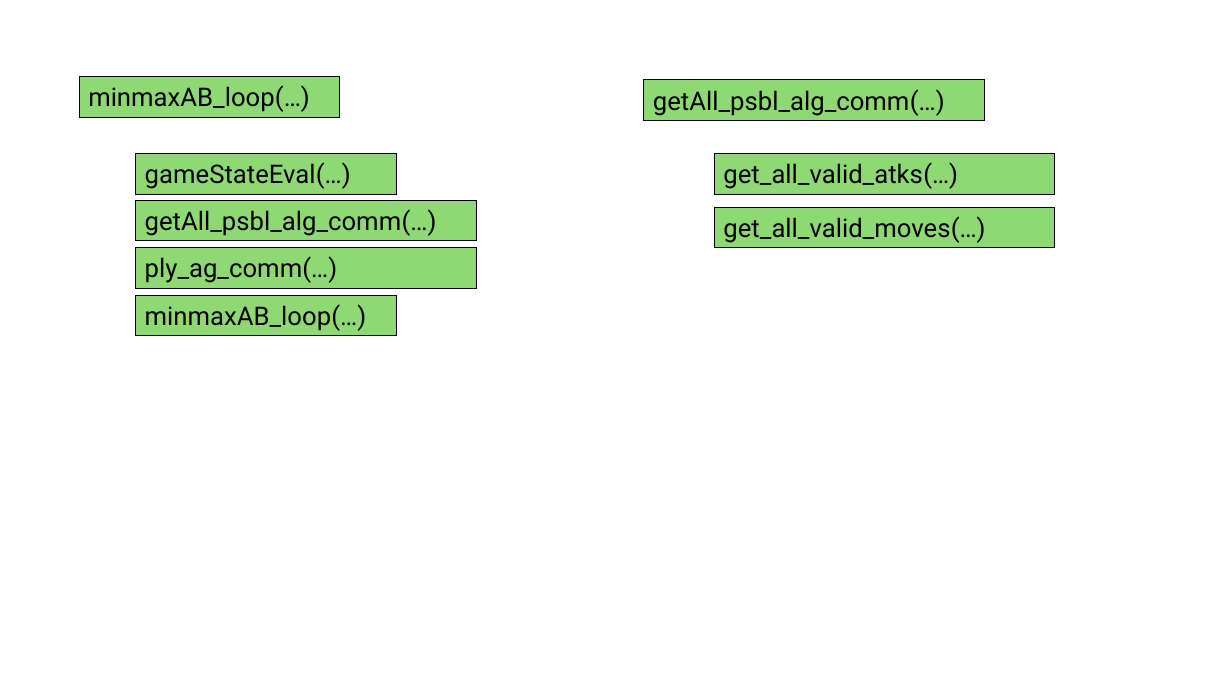
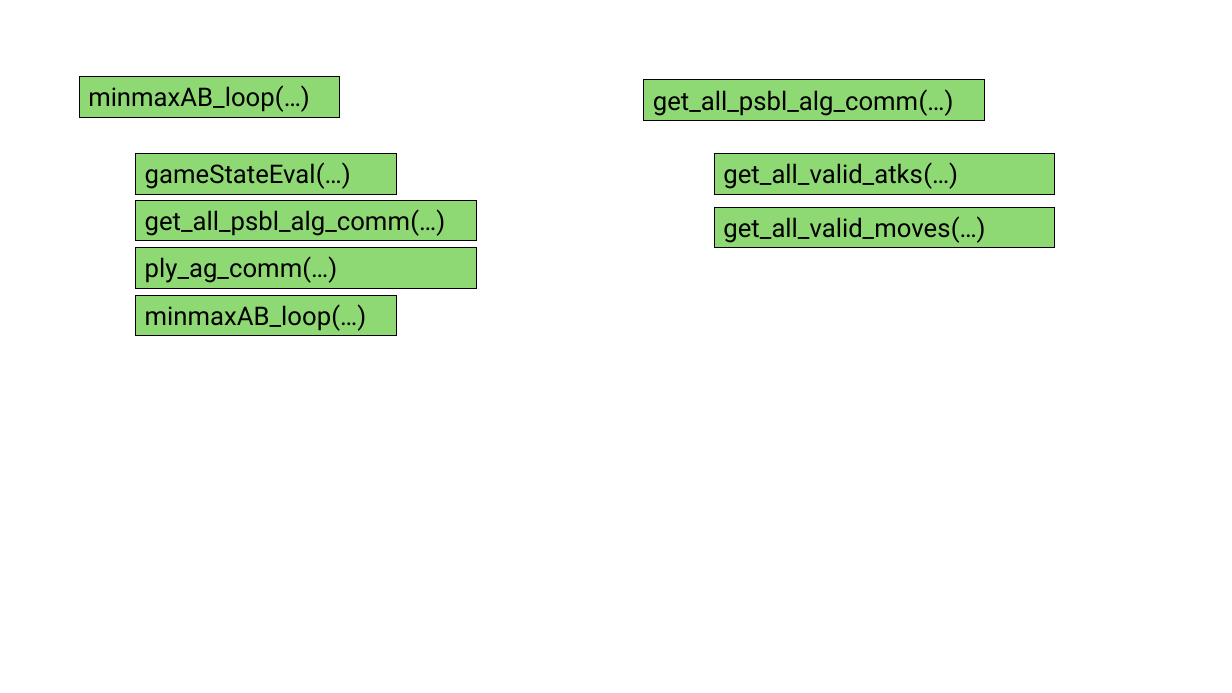
Before and after one commit to XiaoYiQing/game_dev_practice, a slide deck: slide 3 of docs/chess_structure.pptx. Drawn at 1232x693 pixels with LibreOffice and Linux fonts; fonts in the diff are those of the drawing. Boxes give left, top, right and bottom in pixels: in the first picture for what was removed or moved away, otherwise in the second. Text is boxed around its words. In the diff, an @@ line names an element or a change of style, - is before the commit and + after.

```diff
--- a/docs/chess_structure.pptx
+++ b/docs/chess_structure.pptx
@@ text in rectangle at (653,89,954,116): text changed @@
-getAll_psbl_alg_comm(…)
+get_all_psbl_alg_comm(…)
@@ text in rectangle at (145,209,446,236): text changed @@
-getAll_psbl_alg_comm(…)
+get_all_psbl_alg_comm(…)
```
Also in this commit, not shown: 1 other slide changed, 2 other files.
